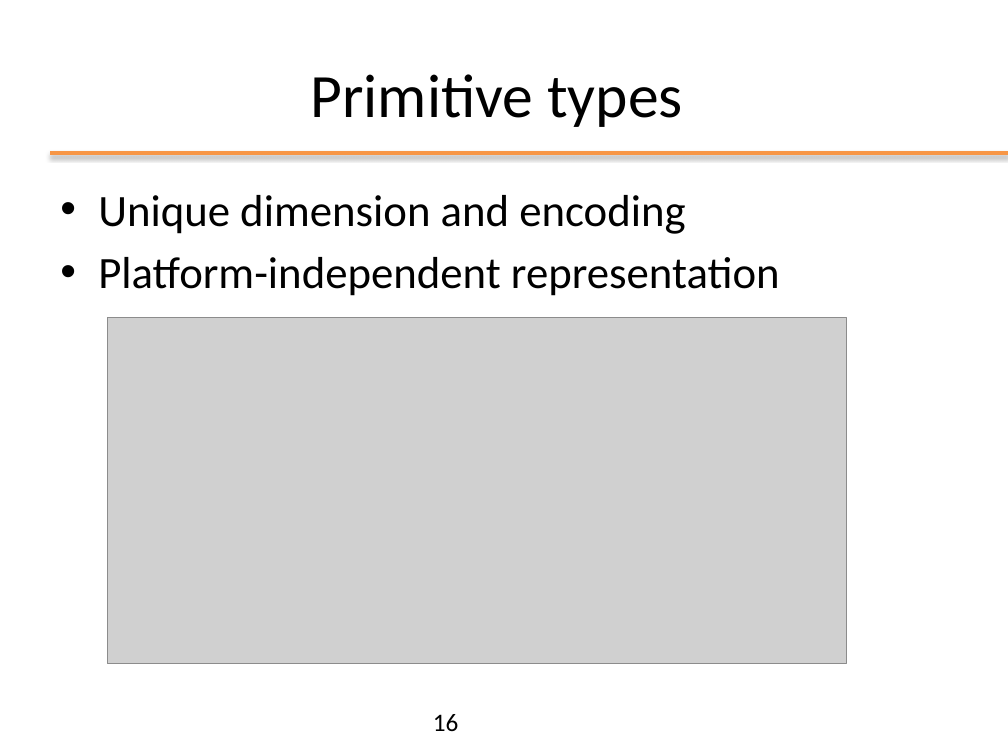
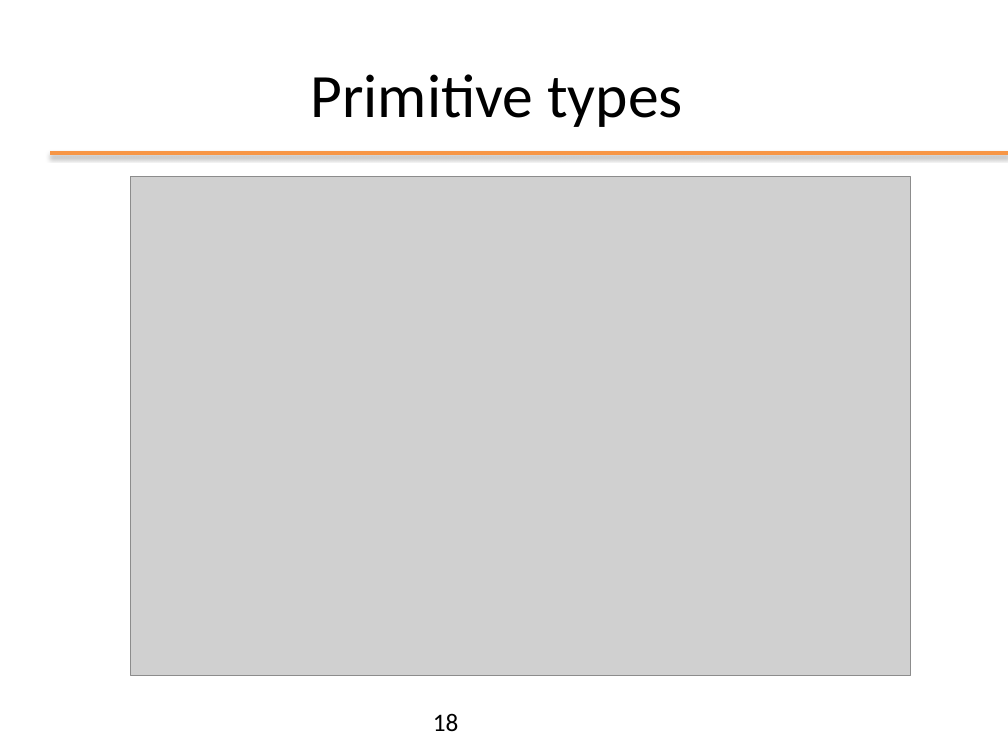
Before and after one commit to matt498/ooprogramming, a slide deck: slide 18 of slides/ppt/02_OOP_Basics.pptx (slide 16 before the commit). Drawn at 1008x756 pixels with LibreOffice and Linux fonts; fonts in the diff are those of the drawing; grey boxes stand for pictures; background and template pictures are left out. Boxes give left, top, right and bottom in pixels: in the first picture for what was removed or moved away, otherwise in the second. Text is boxed around its words. In the diff, an @@ line names an element or a change of style, - is before the commit and + after.

```diff
--- a/slides/ppt/02_OOP_Basics.pptx
+++ b/slides/ppt/02_OOP_Basics.pptx
@@ picture: place and size @@
-picture at box(107, 318, 847, 664)
+picture at box(131, 176, 910, 675)
@@ text removed at box(98, 195, 780, 296) @@
-• Unique dimension and encoding
-• Platform-independent representation
@@ page number at box(433, 713, 459, 731): text changed @@
-16
+18
```
Also in this commit, not shown: 38 other slides changed, 5 slides added, 2 slides removed, 16 other files.
